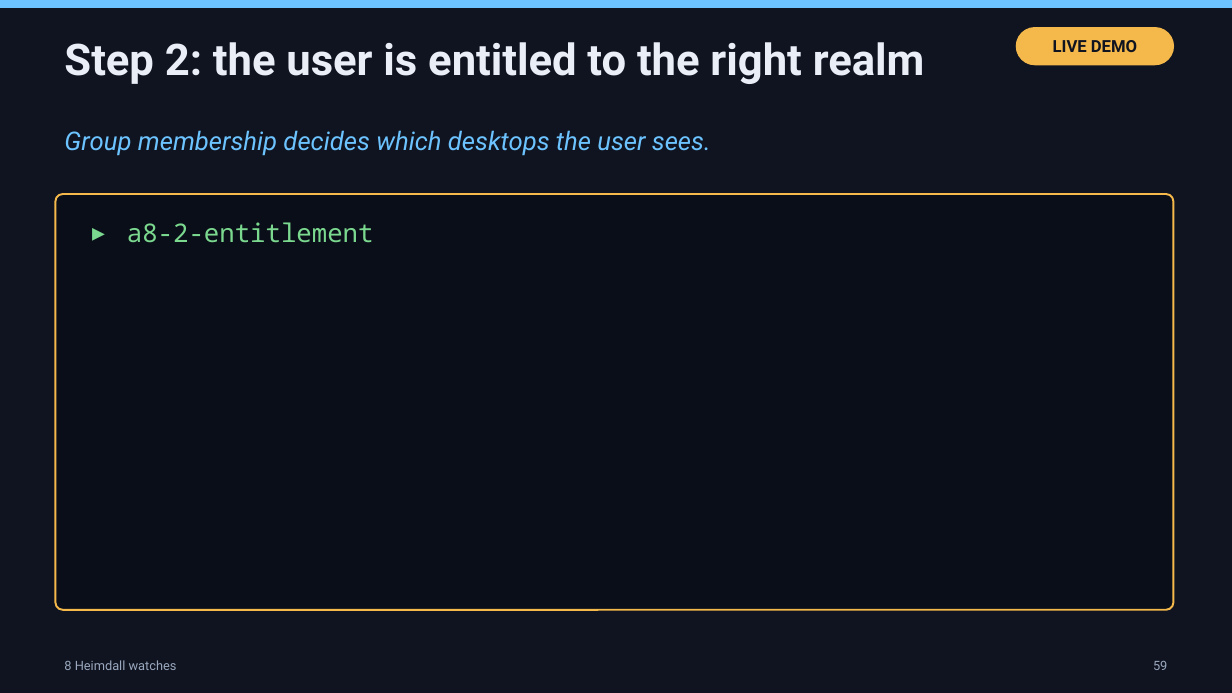
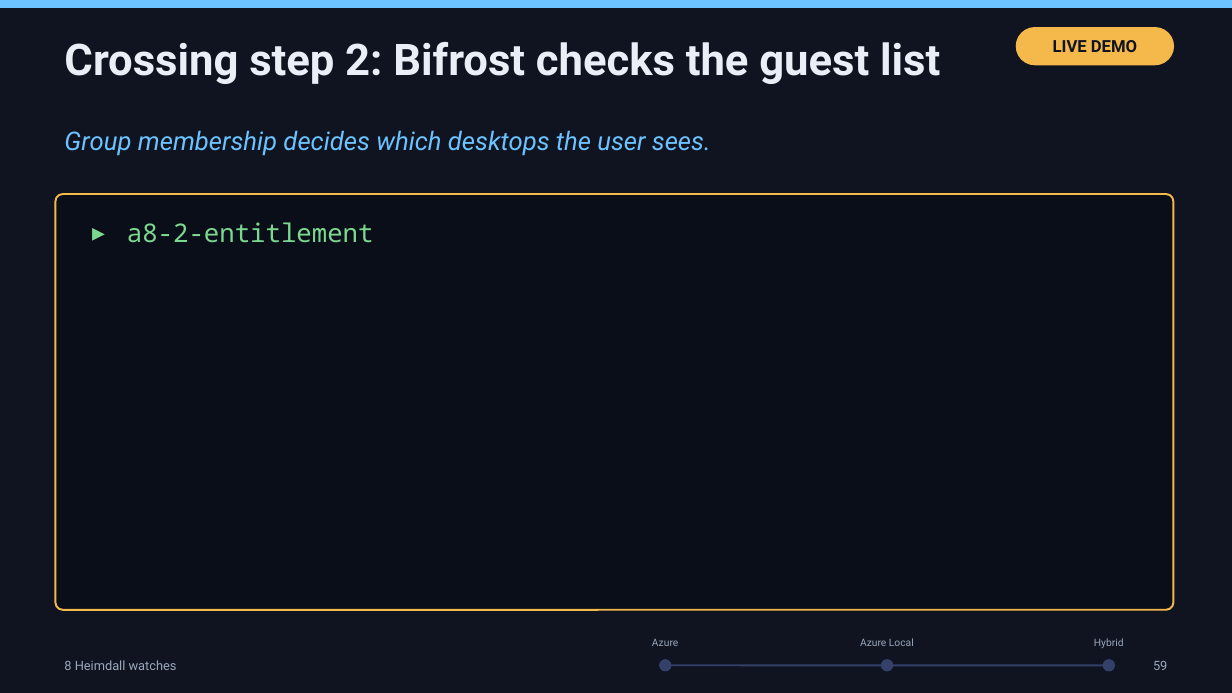
Before and after one commit to thisismydemo/nic2026_avd, a slide deck: slide 68 of presentation/AVD_Anywhere_NIC2026.pptx. Drawn at 1232x693 pixels with LibreOffice and Linux fonts; fonts in the diff are those of the drawing. Boxes give left, top, right and bottom in pixels: in the first picture for what was removed or moved away, otherwise in the second. Text is boxed around its words. In the diff, an @@ line names an element or a change of style, - is before the commit and + after.

```diff
--- a/presentation/AVD_Anywhere_NIC2026.pptx
+++ b/presentation/AVD_Anywhere_NIC2026.pptx
@@ text at [64,42,940,84]: text changed @@
-Step 2: the user is entitled to the right realm
+Crossing step 2: Bifrost checks the guest list
@@ text added at [652,639,678,646], 8 pt, text #9AA7BD @@
+Azure
@@ text added at [860,638,914,646], 8 pt, text #9AA7BD @@
+Azure Local
@@ text added at [1094,638,1124,648], 8 pt, text #9AA7BD @@
+Hybrid
@@ ellipse added at [660,660,671,671], fill #33406A, outline #33406A 1 pt @@
@@ line added from (665, 665) to (1109, 665), #33406A 1.5 pt @@
@@ ellipse added at [882,660,893,671], fill #33406A, outline #33406A 1 pt @@
@@ ellipse added at [1104,660,1115,671], fill #33406A, outline #33406A 1 pt @@
```
Also in this commit, not shown: 65 other slides changed.
